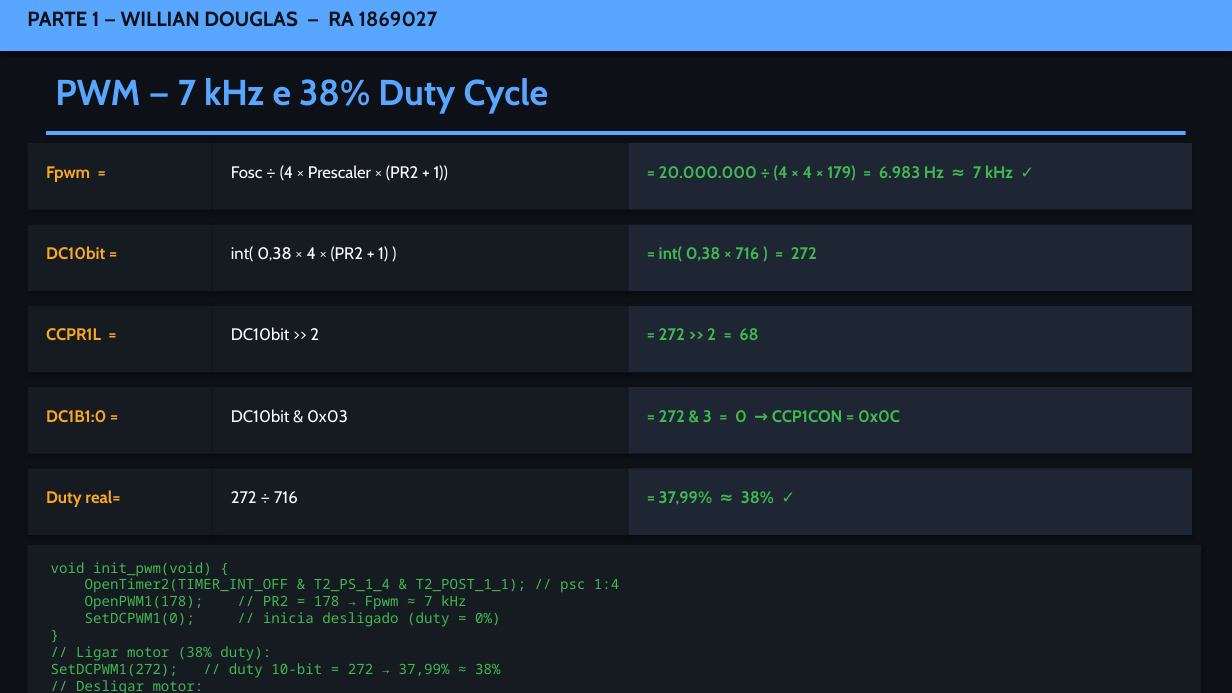
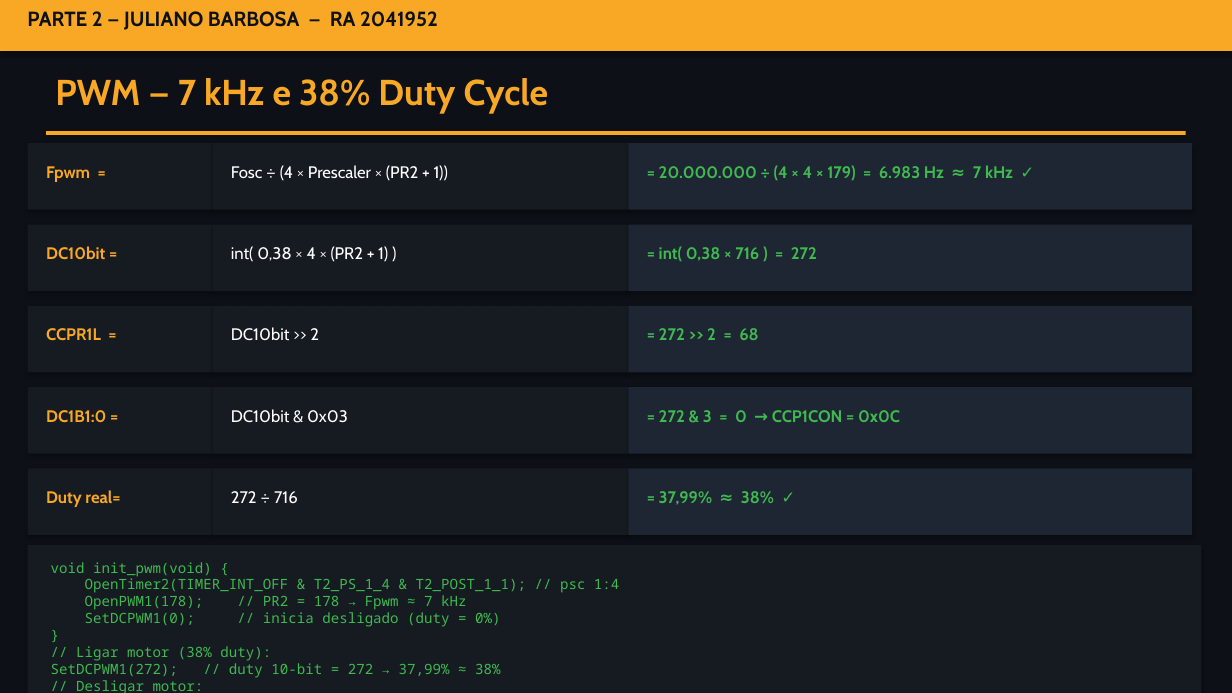
Before and after one commit to Eng-Willian-DS/elevador-pic18, a slide deck: slide 6 of Central_Elevador.pptx. Drawn at 1232x693 pixels with LibreOffice and Linux fonts; fonts in the diff are those of the drawing. Boxes give left, top, right and bottom in pixels: in the first picture for what was removed or moved away, otherwise in the second. Text is boxed around its words. In the diff, an @@ line names an element or a change of style, - is before the commit and + after.

```diff
--- a/Central_Elevador.pptx
+++ b/Central_Elevador.pptx
@@ rectangle at [0,0,1232,51]: fill #58A6FF to #F9A825 @@
@@ text at [27,11,438,30]: text changed @@
-PARTE 1 — WILLIAN DOUGLAS — RA 1869027
+PARTE 2 — JULIANO BARBOSA — RA 2041952
@@ text "PWM — 7 kHz e ..." at [55,78,549,113]: text colour #58A6FF to #F9A825 @@
@@ rectangle at [46,131,1186,135]: fill #58A6FF to #F9A825 @@
```
Also in this commit, not shown: 14 other slides changed, 2 other files.
